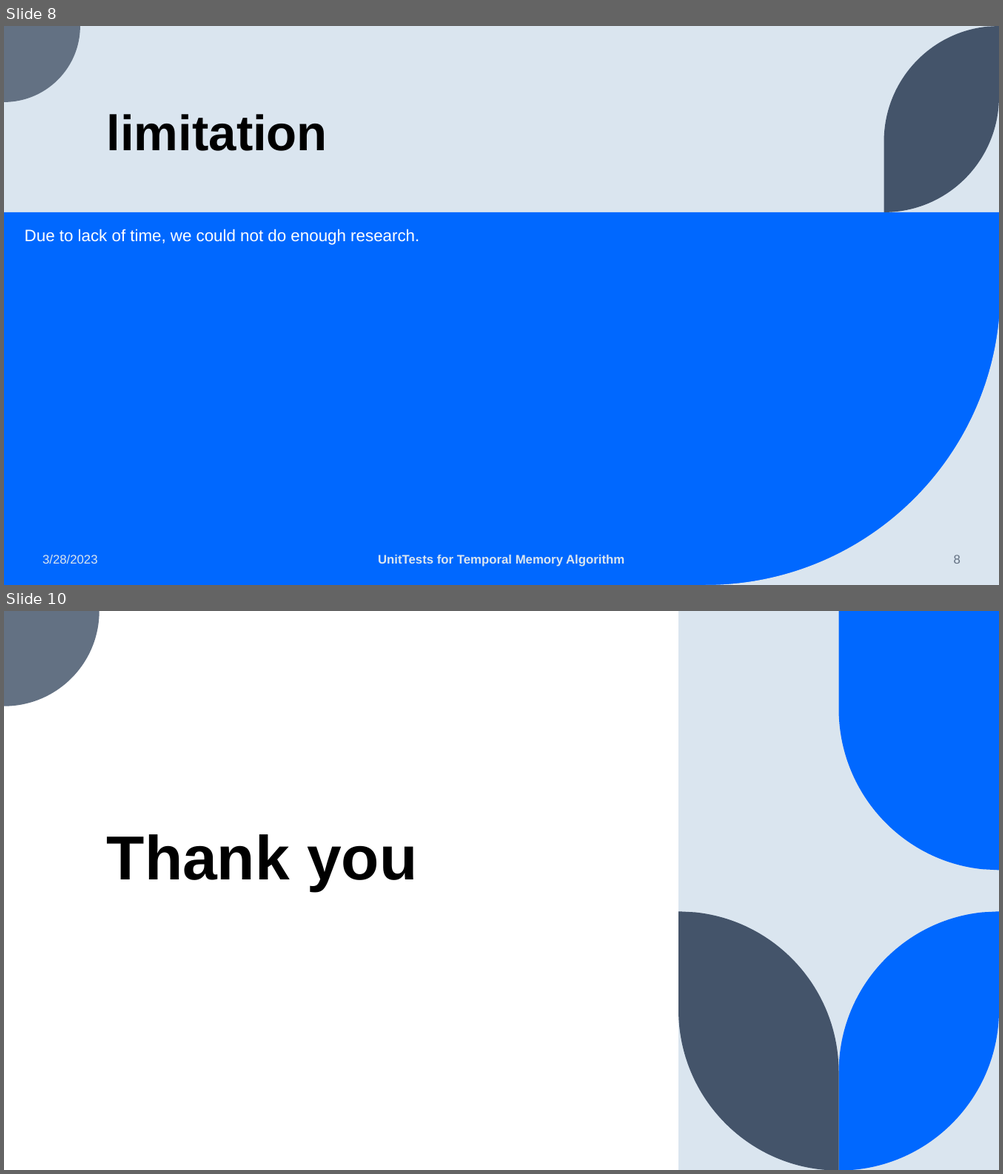
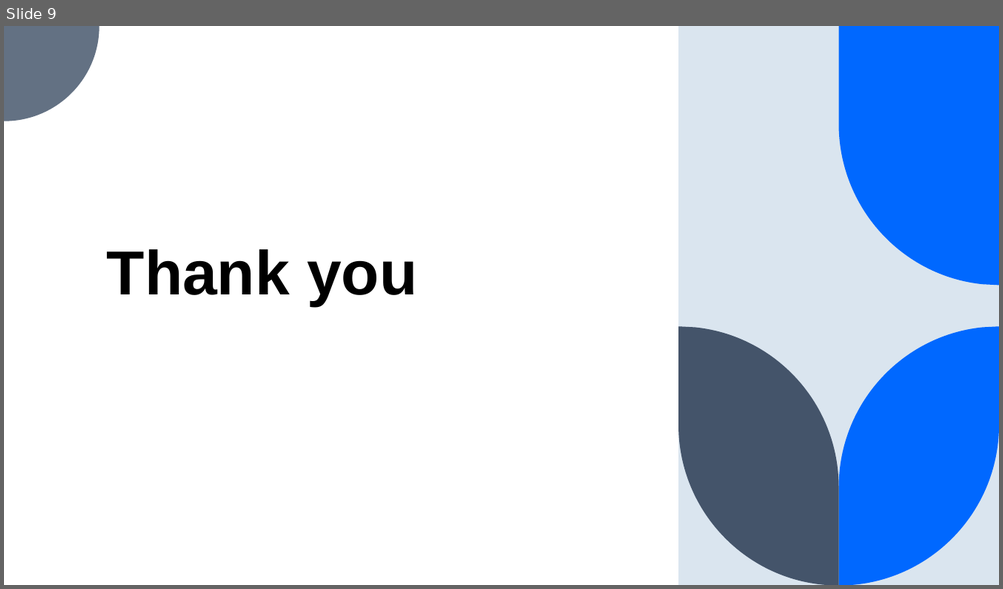
Before and after one commit to ddobric/neocortexapi, a slide deck: source/MySEProject/Documentation/Improve UnitTests for Temporal Memory Algorithm.pptx. Shown one above the other, each under a label of ours: slides 8 and 10 before the commit, slide 9 after it; the slides between them are not shown. The pictures are 1003x1174 and 1003x589 pixels, drawn with LibreOffice and Linux fonts; fonts in the diff are those of the drawing. Boxes give left, top, right and bottom in pixels: in the first picture for what was removed or moved away, otherwise in the second. Text is boxed around its words. In the diff, an @@ line names an element or a change of style, - is before the commit and + after.

```diff
--- a/source/MySEProject/Documentation/Improve UnitTests for Temporal Memory Algorithm.pptx
+++ b/source/MySEProject/Documentation/Improve UnitTests for Temporal Memory Algorithm.pptx
@@ slide 8 removed at [4, 26, 999, 585], background #DAE5EF @@
@@ freeform shape removed at [4, 26, 80, 102] @@
@@ freeform shape removed at [884, 26, 999, 212] @@
@@ title removed at [107, 114, 327, 151] @@
-limitation
@@ rectangle removed at [4, 212, 999, 585] @@
@@ text removed at [25, 229, 419, 245] @@
-Due to lack of time, we could not do enough research.
@@ freeform shape removed at [706, 291, 999, 585] @@
@@ text removed at [42, 555, 98, 564] @@
-3/28/2023
@@ text removed at [378, 555, 624, 567] @@
-UnitTests for Temporal Memory Algorithm
@@ page number removed at [953, 555, 960, 564] @@
-8
@@ what was slide 10 is now slide 9 @@
```
Also in this commit, not shown: 8 slides changed, 1 other file.
